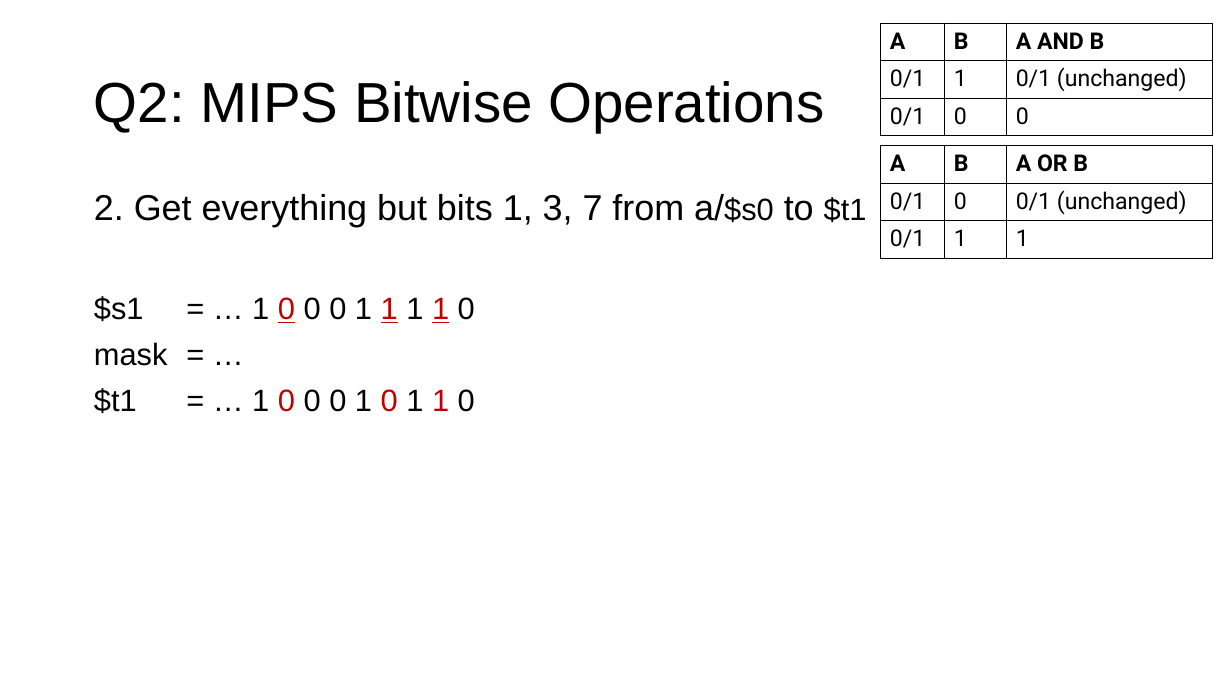
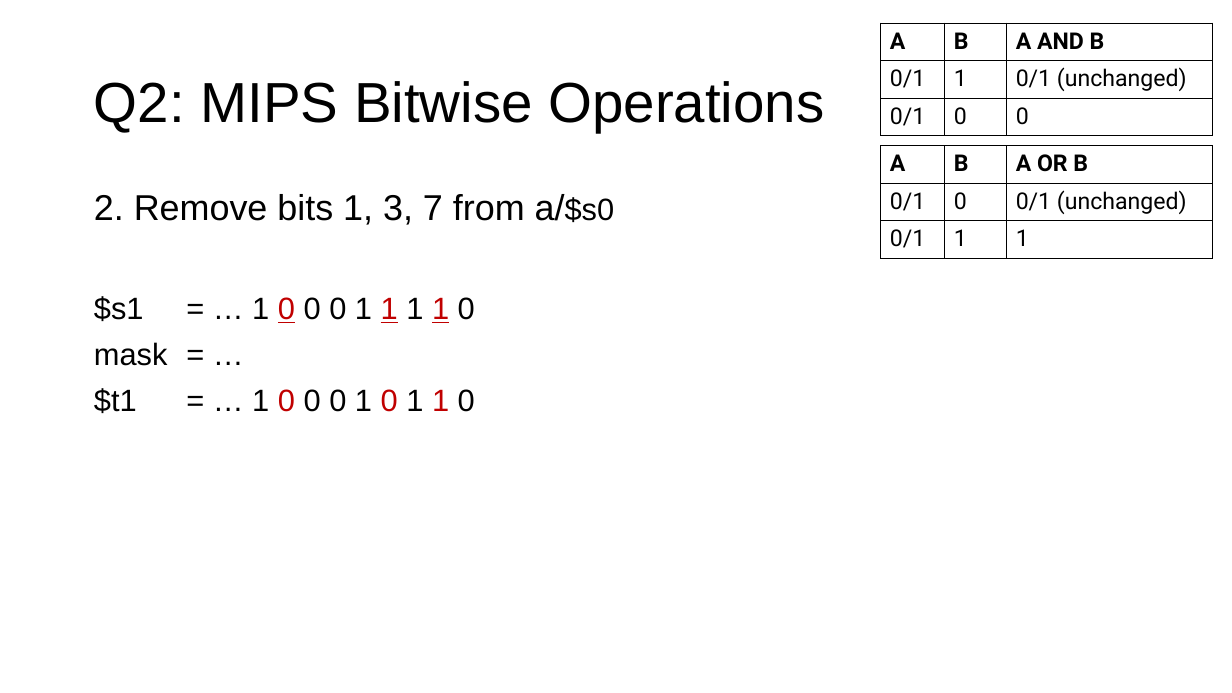
Before and after one commit to theodoreleebrant/TA-2425S1, a slide deck: slide 12 of CS2100/CS2100 Tutorial 2.pptx. Drawn at 1232x693 pixels with LibreOffice and Linux fonts; fonts in the diff are those of the drawing. Boxes give left, top, right and bottom in pixels: in the first picture for what was removed or moved away, otherwise in the second. Text is boxed around its words. In the diff, an @@ line names an element or a change of style, - is before the commit and + after.

```diff
--- a/CS2100/CS2100 Tutorial 2.pptx
+++ b/CS2100/CS2100 Tutorial 2.pptx
@@ text at box(94, 194, 615, 225): text changed @@
-2. Get everything but bits 1, 3, 7 from a/$s0 to $t1
+2. Remove bits 1, 3, 7 from a/$s0
```
Also in this commit, not shown: 9 other slides changed, 2 slides added.
